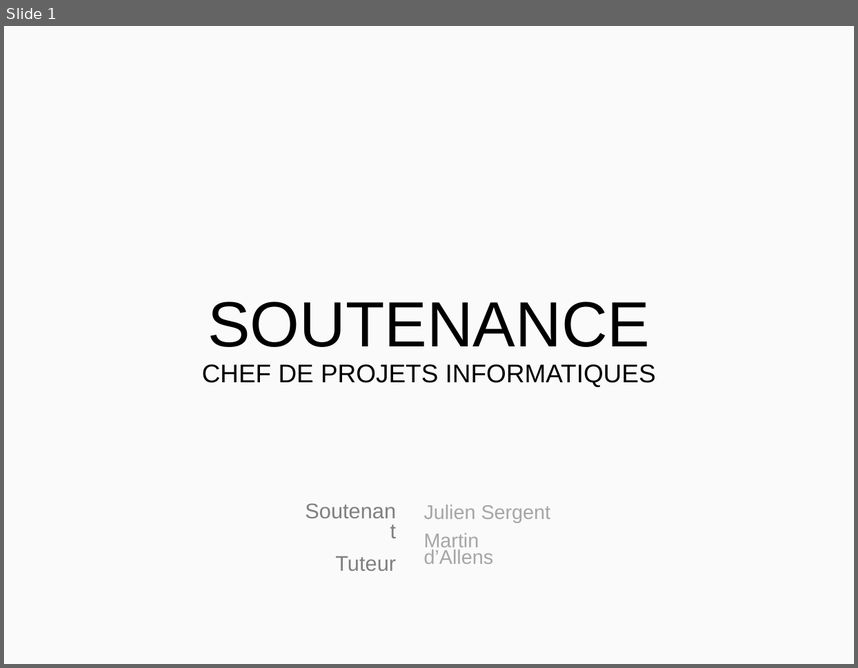
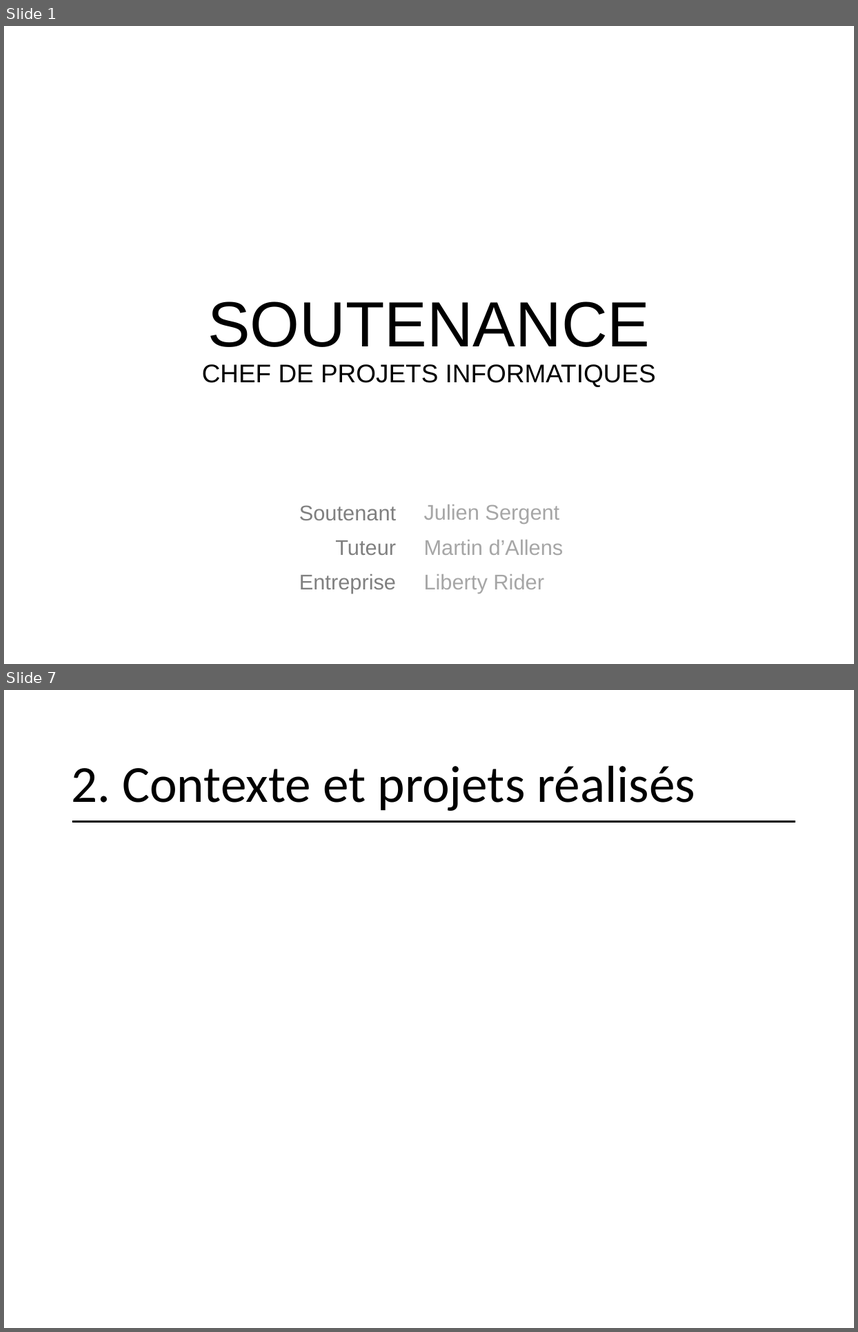
Before and after one commit to MadDeveloper/thesis, a slide deck: Présentation.pptx. Shown one above the other, each under a label of ours: slide 1 before the commit, slides 1 and 7 after it; the slides between them are not shown. The pictures are 858x668 and 858x1332 pixels, drawn with LibreOffice and Linux fonts; fonts in the diff are those of the drawing. Boxes give left, top, right and bottom in pixels: in the first picture for what was removed or moved away, otherwise in the second. Text is boxed around its words. In the diff, an @@ line names an element or a change of style, - is before the commit and + after.

```diff
--- a/Présentation.pptx
+++ b/Présentation.pptx
@@ slide 7 added at (4, 690, 854, 1328), background #FFFFFF @@
@@ title added at (71, 765, 695, 811), 44 pt, text #000000 @@
+2. Contexte et projets réalisés
@@ line added from (72, 822) to (795, 822), #000000 2 pt @@
@@ slide 1 changed as well @@
@@ background #FAFAFA to #FFFFFF @@
@@ text "Soutenant": place and size @@
-text "Soutenant" at (335, 556, 396, 570)
+text "Soutenant" at (299, 505, 396, 593)
@@ text at (299, 505, 396, 555): line spacing 0.8 to 0.9 @@
@@ subtitle at (424, 504, 564, 555): size 16.8 to 18 pt in "Julien Sergent", "Martin d’Allens"; line spacing 0.7 to 0.9 @@
@@ text at (299, 573, 396, 593): paragraph added @@
+Entreprise
@@ subtitle at (424, 574, 544, 593): paragraph added @@
+Liberty Rider
```
Also in this commit, not shown: 13 other slides added, 1 slide removed, 3 other files.
